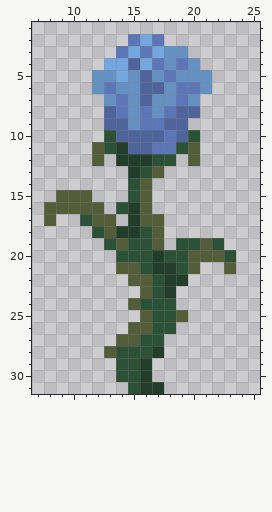
Two states of a pixel-art sprite, Medival_pack/textures/blocks/flower_rose_blue.png. Above is the file before it was changed.
The file is 32x32 pixels. Colours within 5 levels of each other are drawn and written as one. Shown: x 7..25, y 1..31.
And afterwards:
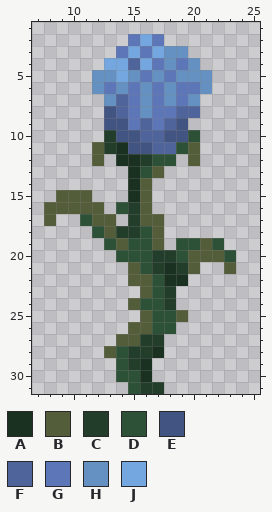
Palette (. is transparent): A #1a3020  B #545d3a  C #223d29  D #2d5137  E #425482  F #4e649b  G #5c76b8  H #6591c2  J #74a7df
Change:
y 5: x 16 F -> G
y 6: x 15..17 HFF -> GHG
y 7: x 14..17 GHFH -> FGHG
y 8: x 13..17 FGHGH -> EFGHG
y 9: x 13..16 FFHG -> EEGF; x 19 F -> E
y 10: x 13..15 DFF -> CEE; x 18..19 GF -> EE
y 11: x 13..18 DCFFGG -> CAEEFF
y 12: x 14..15 CC -> AA
y 13: x 15 C -> A
y 14..15: x 15 D -> A
y 20: x 18 D -> C
y 21: x 14 B -> .; x 18..19 CD -> AC
y 22: x 18..19 CC -> AA
y 24: x 18 D -> C
y 27: x 16..17 DD -> CC
y 28: x 15..17 DDC -> CCA
y 29: x 15..16 DC -> CA
y 30: x 16 C -> A
Boxes around the changes in both pictures, in picture pixels (x1, y1, x2, y2):
changed: (104, 70, 188, 202)
changed: (116, 250, 188, 382)
